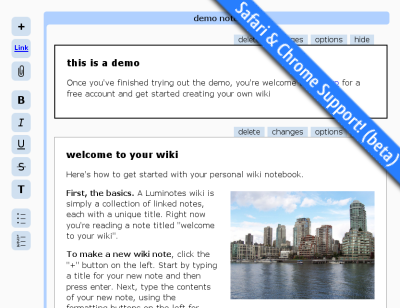
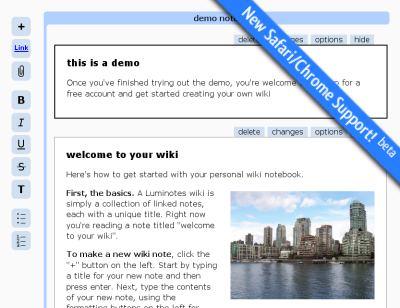
Comparing the layer stacks of the two 400×308 images. Changes:
removed layer "Safari & Chrome Support! (beta..." over [234, 1, 400, 168]
added layer "beta" above "New Safari/Chrome Support!" over [377, 136, 397, 159]
added layer "New Safari/Chrome Support!" above "Drop-Shadow" over [241, 6, 378, 143]
